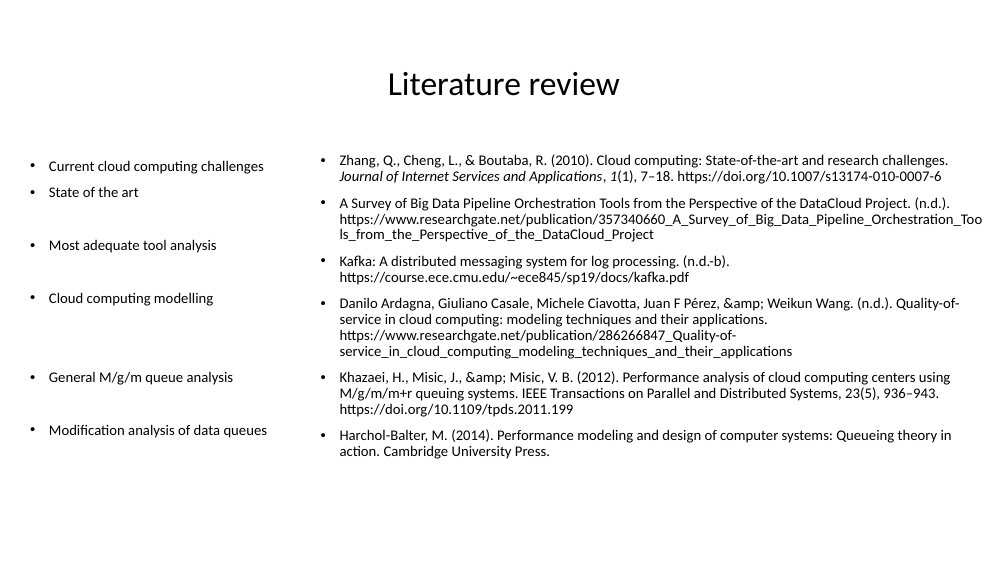
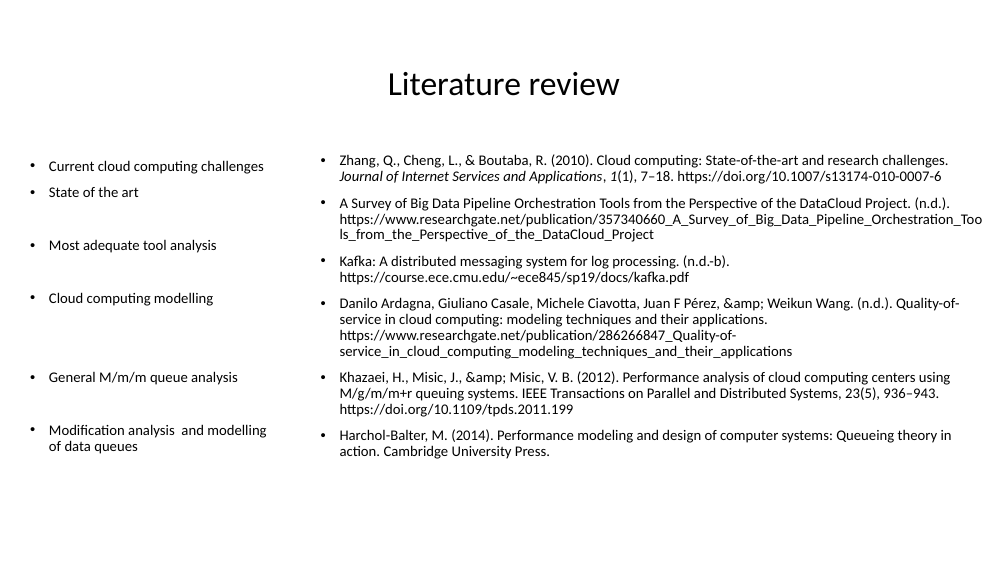
Before and after one commit to JAMota/Applied-Data-Science-and-Statistics, a slide deck: slide 2 of Term3/PresentationMidPoint.pptx. Drawn at 1008x567 pixels with LibreOffice and Linux fonts; fonts in the diff are those of the drawing. Boxes give left, top, right and bottom in pixels: in the first picture for what was removed or moved away, otherwise in the second. Text is boxed around its words. In the diff, an @@ line names an element or a change of style, - is before the commit and + after.

```diff
--- a/Term3/PresentationMidPoint.pptx
+++ b/Term3/PresentationMidPoint.pptx
@@ text at [49,371,266,454]: text changed @@
-• General M/g/m queue analysis
-• Modification analysis of data queues
+• General M/m/m queue analysis
+• Modification analysis and modelling of data queues
```
Also in this commit, not shown: 2 other slides changed.
